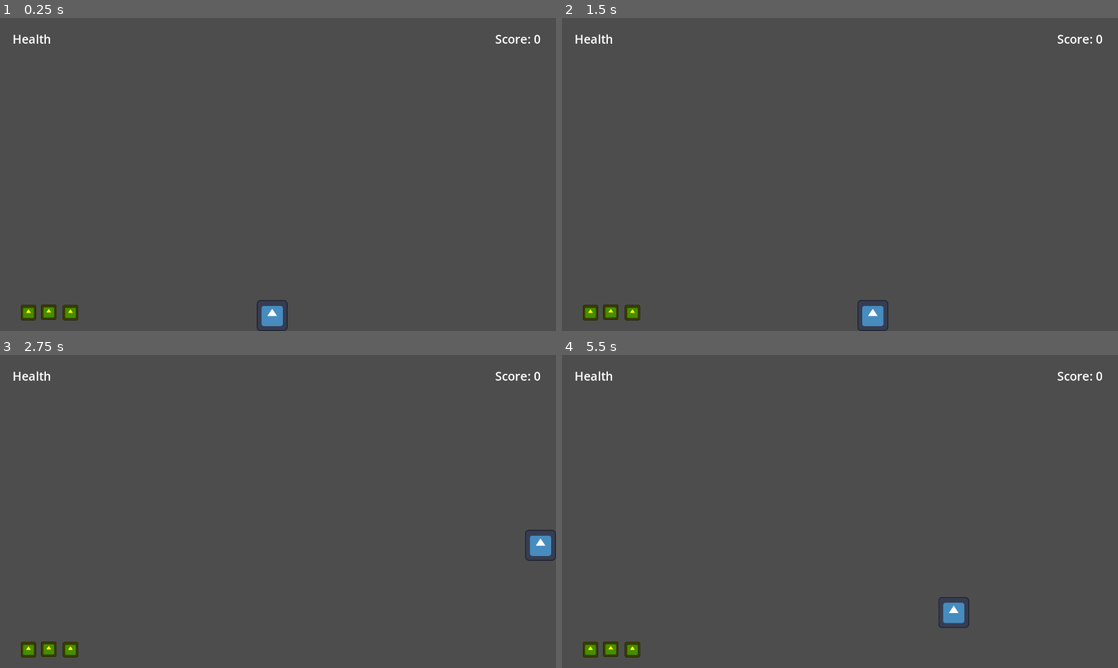
Above: before the commit, frames 1-4 (two rows, left to right).
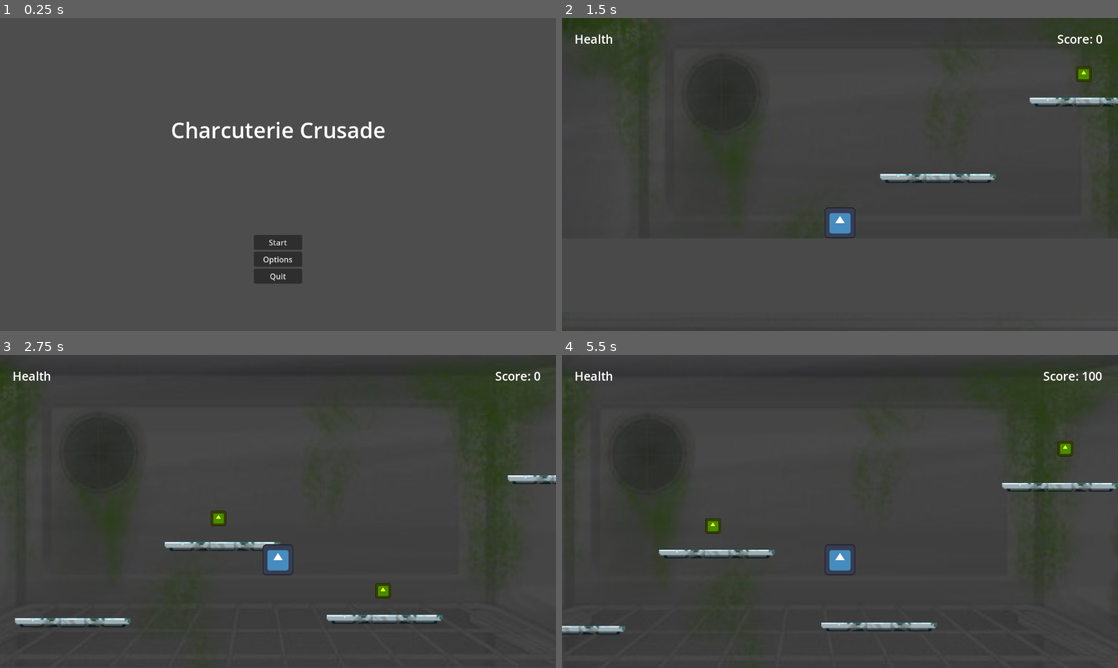
Above: after the commit, the same moments.

Repository: SarahOfSavoy/charcuterie-crusade
Game: Godot game, scene res://scenes/main_menu.tscn
Same seed, same stepped clock (60 frames per second), same inputs: the game is played once before the commit and once after it. Before the commit the project starts from res://scenes/main.tscn. The engine's default icon, where the game draws it, is replaced by a stand-in: a white triangle on a blue panel in a dark square.
Inputs (mouse positions are in pixels of both pictures, inside the frame that each line leads up to):
- Up to frame 1 (0.25 s): no input
- Up to frame 2 (1.5 s): click (840, 243) at 0.5 s, where only the run after the commit has a clickable "Start"; tap Enter at 1.25 s; hold Right (walk_right) from 1.28 s (still down); tap X (attack) at 1.35 s
- Up to frame 3 (2.75 s): keep holding Right (walk_right); tap Space (jump) at 1.52, 2.27 s; tap Shift (dash) at 2.1 s
- Up to frame 4 (5.5 s): release Right (walk_right) at 2.78 s; hold Left (walk_left) 2.78-3.53 s; tap X (attack) at 2.85, 4.35 s; hold Right (walk_right) 3.53-5.03 s; tap Shift (dash) at 3.6, 5.1 s; tap Space (jump) at 3.77, 4.52, 5.27 s; hold Left (walk_left) from 5.03 s (still down)

The runs differ from the first frame. In frame 1, 2.9% of the frame differs, in the area x 2-98%, y 5-100%; in frame 2, 14%; in frame 3, 20%, in the area x 0-100%, y 0-100%; in frame 4, 19%.

Commit message:
Created basic level
Created a basic level within the main scene that has a temporary background, platforms, and coins. Added a camera to the player scene to follow the player.

Diff:
--- /dev/null
+++ b/globals.gd
@@ -0,0 +1,5 @@
+# This script will be used for any global variables
+extends Node
+
+# Global variable to keep track of the player's score
+var score = 0
--- a/project.godot
+++ b/project.godot
@@ -11,13 +11,13 @@
 [application]
 
 config/name="Charcuterie-Crusade"
-run/main_scene="res://scenes/main.tscn"
+run/main_scene="res://scenes/main_menu.tscn"
 config/features=PackedStringArray("4.3", "GL Compatibility")
 config/icon="res://icon.svg"
 
 [autoload]
 
-HUD="*res://scenes/hud.gd"
+Globals="*res://globals.gd"
 
 [display]
 
--- a/scenes/coin.gd
+++ b/scenes/coin.gd
@@ -4,5 +4,5 @@
 
 
 func _on_body_entered(body: Node2D) -> void:
-	HUD.score += 100
+	Globals.score += 100
 	queue_free()
--- a/scenes/hud.gd
+++ b/scenes/hud.gd
@@ -1,14 +1,11 @@
 extends CanvasLayer
-
-# This will be a global variable accessed using HUD.score
-var score = 0
 
 @onready var scoreLabel = get_node("Score")
 
 # Repeatedly update the state of the player (score and health)
 func _process(delta: float) -> void:
 	if scoreLabel != null:
-		update_score(HUD.score)
+		update_score(Globals.score)
 
 # Change the score text with a new score
 func update_score(new_score):
--- a/scenes/main.tscn
+++ b/scenes/main.tscn
@@ -1,25 +1,31 @@
-[gd_scene load_steps=8 format=3 uid="uid://g7n7smh2i174"]
+[gd_scene load_steps=11 format=3 uid="uid://g7n7smh2i174"]
 
 [ext_resource type="PackedScene" uid="uid://ce4ydmycoux7o" path="res://scenes/player.tscn" id="1_oaqdl"]
 [ext_resource type="PackedScene" uid="uid://bfd7s4tykxpfj" path="res://scenes/hud.tscn" id="2_iplbn"]
 [ext_resource type="PackedScene" uid="uid://dxe37i8c5646h" path="res://scenes/coin.tscn" id="3_qauw7"]
+[ext_resource type="PackedScene" uid="uid://dppvfi2lx7a2l" path="res://scenes/platform.tscn" id="4_kxfht"]
+[ext_resource type="Texture2D" uid="uid://dux4vvofwuc6f" path="res://assets/art/temp_background.jpg" id="5_gu82n"]
 
 [sub_resource type="WorldBoundaryShape2D" id="WorldBoundaryShape2D_7mkkf"]
 
 [sub_resource type="WorldBoundaryShape2D" id="WorldBoundaryShape2D_n8khw"]
-distance = -306.0
+distance = -1324.0
 
 [sub_resource type="WorldBoundaryShape2D" id="WorldBoundaryShape2D_bxcs1"]
-distance = -151.0
+distance = -639.0
 
 [sub_resource type="WorldBoundaryShape2D" id="WorldBoundaryShape2D_18cyh"]
 distance = -643.0
+
+[sub_resource type="RectangleShape2D" id="RectangleShape2D_sm4aw"]
+size = Vector2(153, 2320)
 
 [node name="Main" type="Node2D"]
 
 [node name="HUD" parent="." instance=ExtResource("2_iplbn")]
 
 [node name="Player" parent="." instance=ExtResource("1_oaqdl")]
+z_index = 1
 position = Vector2(564, 582)
 
 [node name="Game Boundary" type="StaticBody2D" parent="."]
@@ -44,10 +50,74 @@
 shape = SubResource("WorldBoundaryShape2D_18cyh")
 
 [node name="Coin" parent="." instance=ExtResource("3_qauw7")]
-position = Vector2(59, 610)
+position = Vector2(1879, 148)
 
 [node name="Coin2" parent="." instance=ExtResource("3_qauw7")]
-position = Vector2(101, 609)
+position = Vector2(1490, 458)
 
 [node name="Coin3" parent="." instance=ExtResource("3_qauw7")]
-position = Vector2(146, 610)
+position = Vector2(1149, 308)
+
+[node name="Platform" parent="." instance=ExtResource("4_kxfht")]
+position = Vector2(847, 527)
+
+[node name="Platform2" parent="." instance=ExtResource("4_kxfht")]
+position = Vector2(1157, 369)
+
+[node name="Platform3" parent="." instance=ExtResource("4_kxfht")]
+position = Vector2(1493, 520)
+
+[node name="Platform4" parent="." instance=ExtResource("4_kxfht")]
+position = Vector2(1868, 231)
+
+[node name="Scrolling Background" type="ParallaxBackground" parent="."]
+
+[node name="Background Layer" type="ParallaxLayer" parent="Scrolling Background"]
+motion_scale = Vector2(0.2, 0.2)
+
+[node name="Background Sprite" type="Sprite2D" parent="Scrolling Background/Background Layer"]
+position = Vector2(-132, -141)
+scale = Vector2(3.43255, 3.50869)
+texture = ExtResource("5_gu82n")
+centered = false
+
+[node name="Temporary Wall" type="StaticBody2D" parent="."]
+position = Vector2(2, 34)
+metadata/_edit_group_ = true
+
+[node name="ColorRect" type="ColorRect" parent="Temporary Wall"]
+offset_left = -153.0
+offset_top = -1.0
+offset_bottom = 768.0
+color = Color(0.28485, 0.28485, 0.28485, 1)
+
+[node name="CollisionShape2D" type="CollisionShape2D" parent="Temporary Wall"]
+position = Vector2(-76.5, 383.5)
+shape = SubResource("RectangleShape2D_sm4aw")
+
+[node name="Temporary Wall 2" type="StaticBody2D" parent="."]
+position = Vector2(2323, 0)
+
+[node name="ColorRect" type="ColorRect" parent="Temporary Wall 2"]
+offset_left = -153.0
+offset_top = -1.0
+offset_bottom = 768.0
+color = Color(0.286275, 0.286275, 0.286275, 1)
+
+[node name="CollisionShape2D" type="CollisionShape2D" parent="Temporary Wall 2"]
+position = Vector2(-76.5, 383.5)
+shape = SubResource("RectangleShape2D_sm4aw")
+
+[node name="Temporary Floor" type="StaticBody2D" parent="."]
+position = Vector2(769, 801)
+rotation = 1.5708
+
+[node name="ColorRect" type="ColorRect" parent="Temporary Floor"]
+offset_left = -153.0
+offset_top = -1551.0
+offset_bottom = 768.0
+color = Color(0.286275, 0.286275, 0.286275, 1)
+
+[node name="CollisionShape2D" type="CollisionShape2D" parent="Temporary Floor"]
+position = Vector2(-76.4999, -392)
+shape = SubResource("RectangleShape2D_sm4aw")
--- /dev/null
+++ b/scenes/platform.tscn
@@ -0,0 +1,23 @@
+[gd_scene load_steps=4 format=3 uid="uid://dppvfi2lx7a2l"]
+
+[ext_resource type="Texture2D" uid="uid://yryv0f2m4ewj" path="res://assets/art/platform.png" id="2_icrjs"]
+
+[sub_resource type="GDScript" id="GDScript_slyf1"]
+script/source = "extends StaticBody2D
+"
+
+[sub_resource type="RectangleShape2D" id="RectangleShape2D_33yrj"]
+size = Vector2(240, 19)
+
+[node name="Platform" type="StaticBody2D"]
+script = SubResource("GDScript_slyf1")
+metadata/_edit_group_ = true
+
+[node name="Sprite2D" type="Sprite2D" parent="."]
+scale = Vector2(3, 3)
+texture = ExtResource("2_icrjs")
+
+[node name="CollisionShape2D" type="CollisionShape2D" parent="."]
+position = Vector2(0, -2.5)
+shape = SubResource("RectangleShape2D_33yrj")
+one_way_collision = true
--- a/scenes/player.tscn
+++ b/scenes/player.tscn
@@ -84,6 +84,9 @@
 position = Vector2(0, -1)
 shape = SubResource("RectangleShape2D_lo6qp")
 
+[node name="Camera2D" type="Camera2D" parent="."]
+offset = Vector2(0, -100)
+
 [connection signal="attack_started" from="." to="Attack" method="_on_player_attack_started"]
 [connection signal="timeout" from="DashDuration" to="." method="_on_dash_duration_timeout"]
 [connection signal="timeout" from="AttackDuration" to="." method="_on_attack_duration_timeout"]
Binary file added: assets/art/platform.png
Not shown, added: assets/art/platform.png.import
Binary file added: assets/art/temp_background.jpg
Not shown, added: assets/art/temp_background.jpg.import
Not shown, changed: .DS_Store
Not shown, added: assets/.DS_Store
